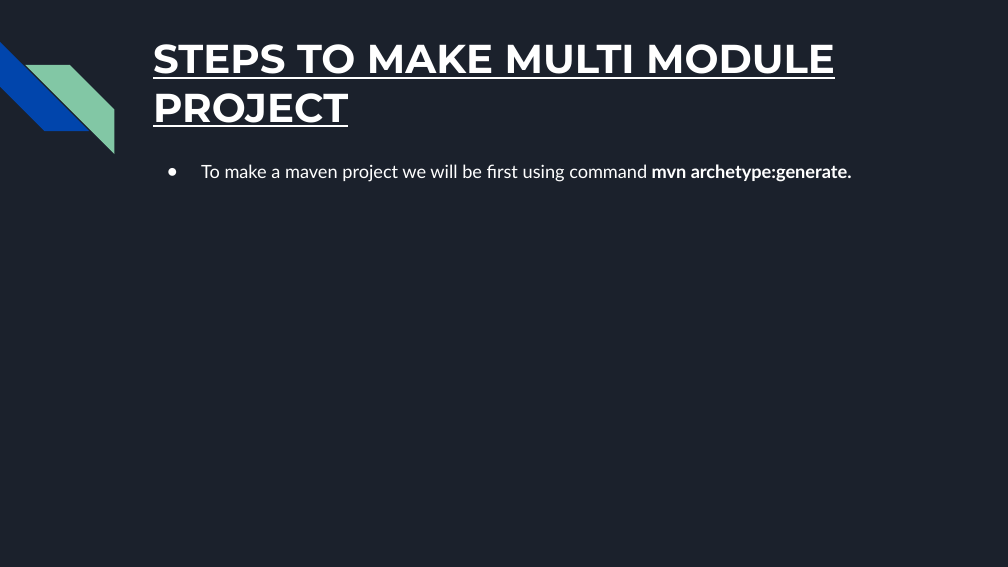
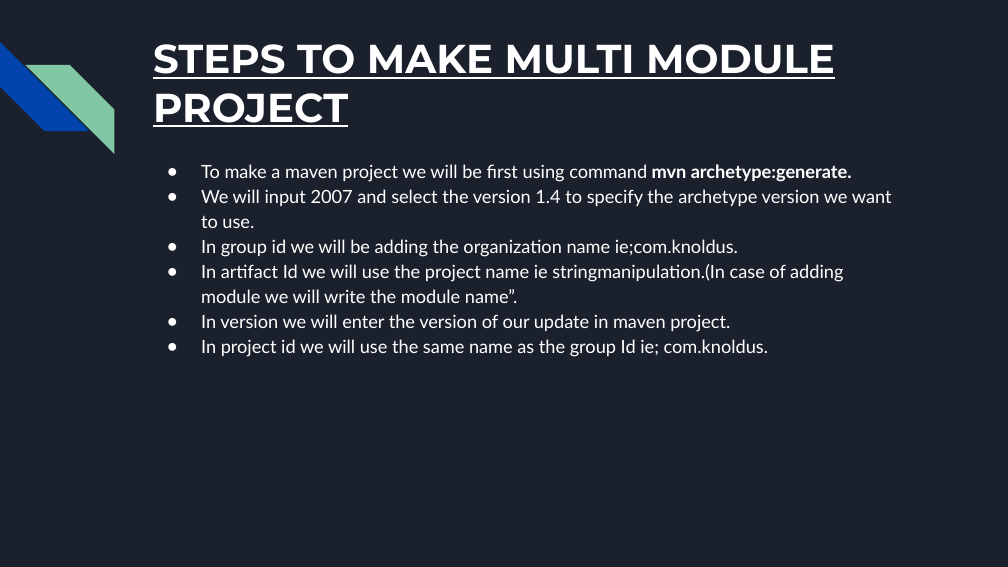
Before and after one commit to AyushP-Knoldus/MavenProject, a slide deck: slide 3 of MavenProject.pptx (slide 2 before the commit). Drawn at 1008x567 pixels with LibreOffice and Linux fonts; fonts in the diff are those of the drawing. Boxes give left, top, right and bottom in pixels: in the first picture for what was removed or moved away, otherwise in the second. Text is boxed around its words. In the diff, an @@ line names an element or a change of style, - is before the commit and + after.

Commit message:
Added the presentation for terminal view of the maven project

```diff
--- a/MavenProject.pptx
+++ b/MavenProject.pptx
@@ text at (x1=201, y1=189, x2=892, y2=357): paragraphs added @@
+● We will input 2007 and select the version 1.4 to specify the archetype version we want to use.
+● In group id we will be adding the organization name ie;com.knoldus.
+● In artifact Id we will use the project name ie stringmanipulation.(In case of adding module we will write the module name”.
+● In version we will enter the version of our update in maven project.
+● In project id we will use the same name as the group Id ie; com.knoldus.
```
